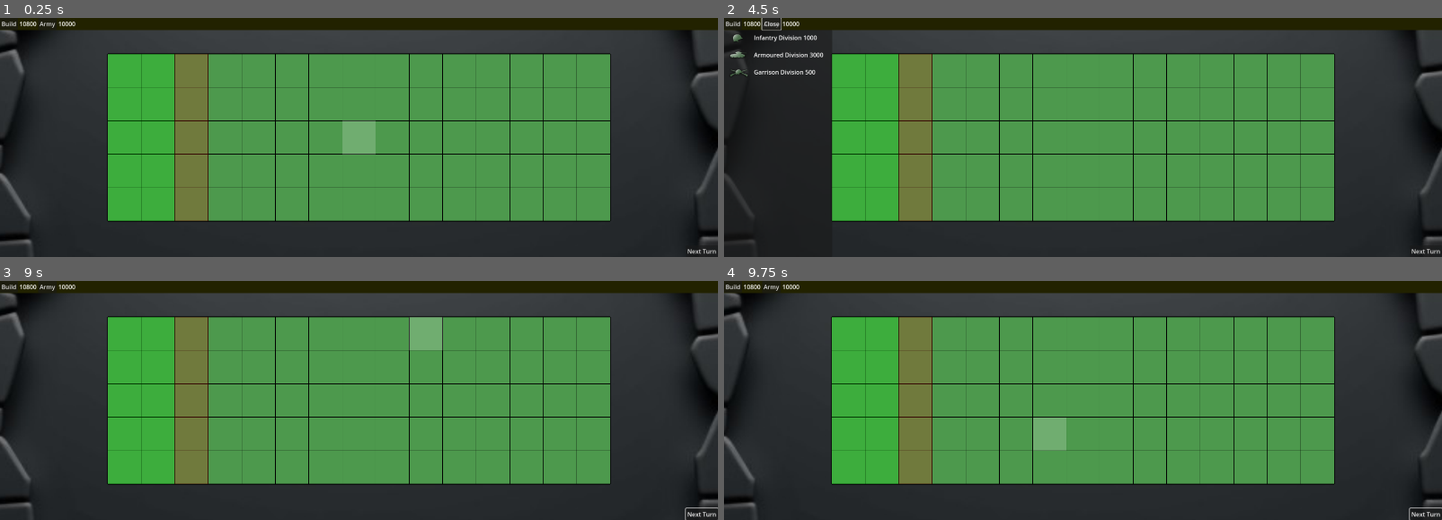
Above: before the commit, frames 1-4 (two rows, left to right).
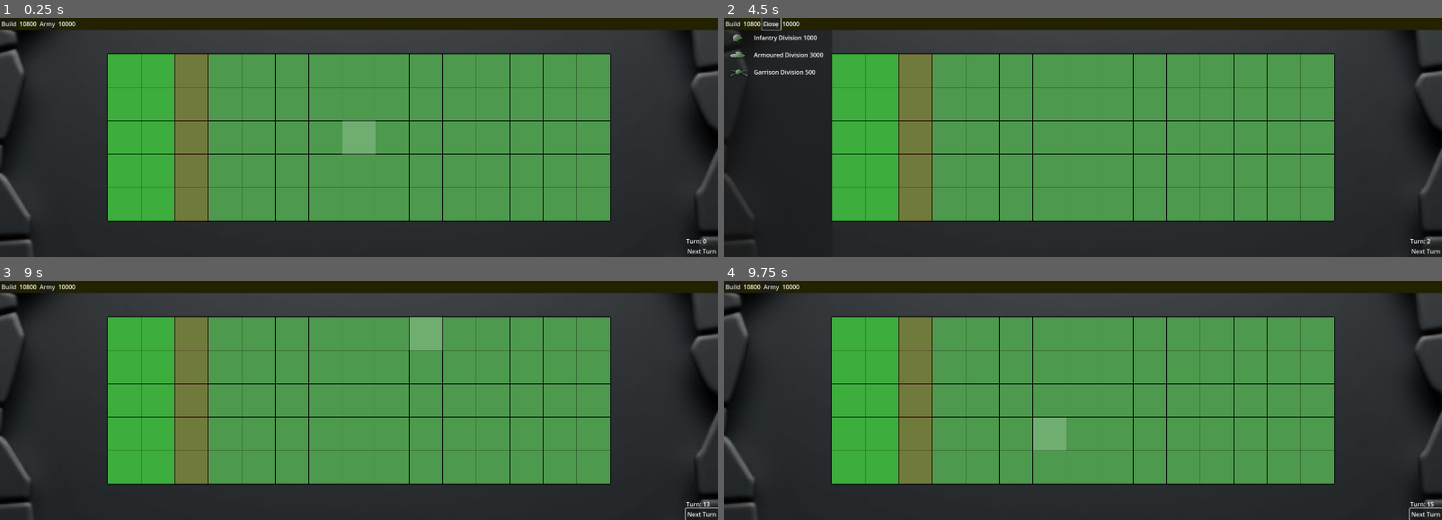
Above: after the commit, the same moments.

Repository: Soleimans/A-Well-Prepared-Defense
Game: Godot game, scene res://main.tscn
Two runs of this game, one before a commit and one after it. Both use one fixed random seed, a clock stepped at 60 frames per second and the inputs below.
Inputs (mouse positions are in pixels of both pictures, inside the frame that each line leads up to):
- Up to frame 1 (0.25 s): no input
- Up to frame 2 (4.5 s): click "Build" at 0.5 s; click "Army" at 1.25 s; click "Next Turn" at 2 s; click "Next Turn" at 2.75 s; click "Build" at 3.5 s; click "Army" at 4.25 s
- Up to frame 3 (9 s): click "Build" at 5 s; click "Army" at 5.75 s; click "Next Turn" at 6.5 s; tap Enter (ui_accept) at 7.25, 7.52, 8, 8.27, 8.75 s; move the mouse to (516, 388) at 7.27 s; click (516, 388) at 7.42 s; move the mouse to (215, 412) at 8.02 s; click (215, 412) at 8.17 s; move the mouse to (430, 347) at 8.77 s; click (430, 347) at 8.92 s
- Up to frame 4 (9.75 s): tap Enter (ui_accept) at 9.5 s; move the mouse to (1047, 448) at 9.52 s; click (1047, 448) at 9.67 s

The runs differ from the first frame. In frame 1, less than 0.1% of the frame differs, in the area x 95-99%, y 92-95%; in frame 2, less than 0.1%, in the area x 5-99%, y 0-95%; in frame 3, less than 0.1%; in frame 4, less than 0.1%.

Commit message:
Added turn count and fixed debug menu

Diff:
--- a/army_menu.tscn
+++ b/army_menu.tscn
@@ -82,7 +82,7 @@
 
 [node name="Button" type="Button" parent="."]
 layout_mode = 0
-offset_left = 103.0
-offset_right = 153.0
+offset_left = 100.0
+offset_right = 150.0
 offset_bottom = 31.0
 text = "Close"
--- a/debug.gd
+++ b/debug.gd
@@ -5,12 +5,31 @@
 
 func _ready():
 	panel.hide()
-	$Panel/GridContainer/VBoxContainer/Button.pressed.connect(_on_enemy_button_pressed)
+	# Connect all enemy unit buttons
+	$Panel/GridContainer/VBoxContainer/Button.pressed.connect(_on_enemy_infantry_pressed)
+	$Panel/GridContainer/VBoxContainer/Button2.pressed.connect(_on_enemy_garrison_pressed)
+	$Panel/GridContainer/VBoxContainer/Button3.pressed.connect(_on_enemy_armoured_pressed)
+	# Connect the visibility changed signal
+	panel.visibility_changed.connect(_on_panel_visibility_changed)
 
 func _input(event):
 	if event.is_action_pressed("toggle_debug"):
 		panel.visible = !panel.visible
 
-func _on_enemy_button_pressed():
+func _on_enemy_infantry_pressed():
 	unit_manager.selected_unit_type = "infantry"
 	unit_manager.placing_enemy = true
+
+func _on_enemy_garrison_pressed():
+	unit_manager.selected_unit_type = "garrison"
+	unit_manager.placing_enemy = true
+
+func _on_enemy_armoured_pressed():
+	unit_manager.selected_unit_type = "armoured"
+	unit_manager.placing_enemy = true
+
+func _on_panel_visibility_changed():
+	if not panel.visible:
+		# Reset unit manager state when panel is hidden
+		unit_manager.selected_unit_type = ""
+		unit_manager.placing_enemy = false
--- a/debug_pannel.gd
+++ /dev/null
@@ -1,36 +0,0 @@
-extends Node
-
-@onready var panel = $"."
-
-func _ready():
-	# Hide the debug menu when the game starts
-	panel.hide()
-
-	# Set up the panel position and size
-	setup_panel_layout()
-
-func setup_panel_layout():
-	# Get the viewport size
-	var viewport_size = get_viewport().get_visible_rect().size
-
-	# Set panel properties
-	panel.anchor_left = 1.0  # Anchor to right side
-	panel.anchor_right = 1.0
-	panel.anchor_top = 0.0
-	panel.anchor_bottom = 1.0
-
-	# Set the panel size (width of 200 pixels)
-	panel.position.x = -200  # Negative because we're anchored to the right
-	panel.position.y = 0
-	panel.size.x = 200
-	panel.size.y = viewport_size.y
-
-	# Optional: Add some padding/margin
-	panel.add_theme_constant_override("margin_right", 10)
-	panel.add_theme_constant_override("margin_left", 10)
-	panel.add_theme_constant_override("margin_top", 10)
-	panel.add_theme_constant_override("margin_bottom", 10)
-
-func _input(event):
-	if event.is_action_pressed("toggle_debug"):
-		panel.visible = !panel.visible
--- a/main.tscn
+++ b/main.tscn
@@ -6,9 +6,9 @@
 [ext_resource type="PackedScene" uid="uid://23oobmg40yue" path="res://build_menu.tscn" id="2_760as"]
 [ext_resource type="Script" path="res://button_2.gd" id="2_e41tu"]
 [ext_resource type="Texture2D" uid="uid://c3axlpmewg4x6" path="res://Grass.png" id="2_enqgi"]
-[ext_resource type="Script" path="res://tile_map.gd" id="3_61wyy"]
 [ext_resource type="PackedScene" uid="uid://dec3l5yegbipi" path="res://army_menu.tscn" id="3_abfub"]
 [ext_resource type="Script" path="res://camera_control.gd" id="4_gq3ax"]
+[ext_resource type="Script" path="res://turn_count.gd" id="5_pgehi"]
 [ext_resource type="Script" path="res://turn_button.gd" id="6_dye0f"]
 [ext_resource type="Script" path="res://building_manager.gd" id="10_tbqb7"]
 [ext_resource type="Script" path="res://unit_manager.gd" id="11_hwsqy"]
@@ -67,6 +67,14 @@
 [node name="army_menu" parent="UILayer/ColorRect" instance=ExtResource("3_abfub")]
 layout_mode = 1
 
+[node name="TurnCount" type="Label" parent="UILayer"]
+offset_left = 1835.0
+offset_top = 586.0
+offset_right = 1920.0
+offset_bottom = 609.0
+text = "Turn: 0"
+script = ExtResource("5_pgehi")
+
 [node name="TurnButton" type="Button" parent="UILayer"]
 anchors_preset = 3
 anchor_left = 1.0
@@ -94,7 +102,6 @@
 tile_set = SubResource("TileSet_kb2ph")
 format = 2
 layer_0/tile_data = PackedInt32Array(0, 4, 0, 1, 4, 0, 2, 4, 0, 3, 4, 0, 4, 4, 0, 5, 4, 0, 6, 4, 0, 7, 4, 0, 8, 4, 0, 9 …(882 unchanged characters)…
-script = ExtResource("3_61wyy")
 
 [node name="Grid" type="Node2D" parent="."]
 script = ExtResource("1_d6757")
--- a/tile_map.gd
+++ /dev/null
@@ -1 +0,0 @@
-extends TileMap
--- a/turn_button.gd
+++ b/turn_button.gd
@@ -4,6 +4,7 @@
 @onready var points_label = get_node("../ColorRect/HBoxContainer/Label")
 @onready var military_points_label = get_node("../ColorRect/HBoxContainer/Label2")
 @onready var grid_node = get_node("/root/Main/Grid")
+@onready var turn_count_label = get_node("../TurnCount")
 
 var value = 1000  # Starting value
 var points_per_civilian_factory = 2160
@@ -57,6 +58,10 @@
 		unit_manager.selected_unit = null
 		unit_manager.valid_move_tiles.clear()
 
+	# Update turn count
+	if turn_count_label:
+		turn_count_label.increment_turn()
+
 	# Increment build value
 	value += 100
 	label.text = "Build " + str(value)
--- /dev/null
+++ b/turn_count.gd
@@ -0,0 +1,10 @@
+extends Label
+
+var current_turn: int = 0
+
+func _ready():
+	text = "Turn: " + str(current_turn)
+
+func increment_turn():
+	current_turn += 1
+	text = "Turn: " + str(current_turn)
